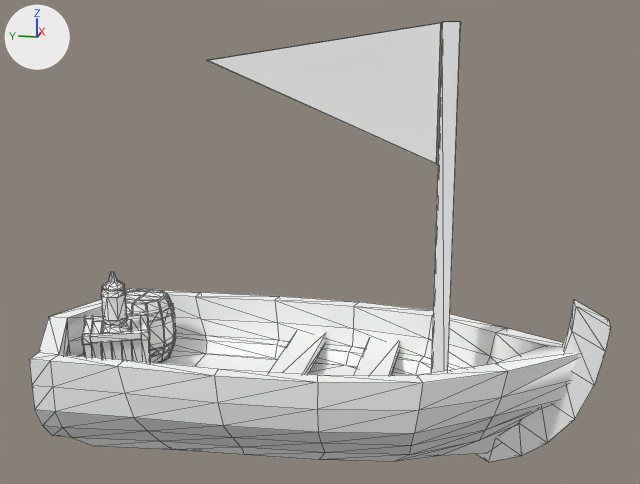
The FBX model Assets/Models/Player/Barco/Barco.fbx: old version first, new version second.
Camera for both pictures: a 50 mm lens placed at (-6.5, -1.62, 3.19), pointed at (0.02, -0.32, 1.56). Every picture has the same lights, and +X, +Y and +Z are marked at upper left. Mesh edges are drawn as thin lines. Where no turn or scale is listed for an object, it has been applied to the vertices.
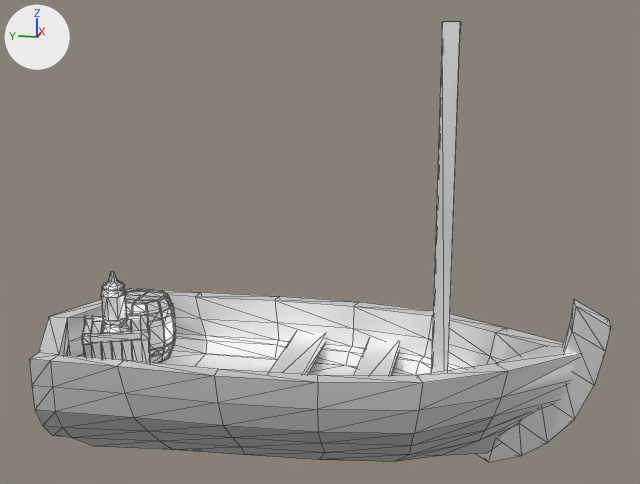
Pixel boxes [x1, y1, x2, y2] of what changed, in the pictures (640 x 484 px):
'Cube.002', surface changed, reshaped (white to grey)
    both: [29, 22, 611, 462]
part 1 of me_cube_002, deleted
    before: [207, 23, 441, 164]

The change, as a diff of the scene's bpy script:
```diff
--- a/Assets/Models/Player/Barco/Barco.fbx.py
+++ b/Assets/Models/Player/Barco/Barco.fbx.py
@@ mat_defaultmaterial @@
 mat_defaultmaterial.roughness = 0.553
+mat_defaultmaterial.metallic = 1.0
@@ me_cube_002 @@
 me_cube_002.from_pydata(...)  # 1072 vertices, 2008 faces; spans x -0.95..0.95, y -2.49..1.99, z -0.11..3.21
 # used by ob_cube_002; location = (0.0, 0.0, 0.0)
+# me_cube_002 part 1: the loose piece of 6 vertices spanning x -0.01..0.03, y -1.19..0.54, z 2.19..3.2 is deleted
 me_cube_002.materials.append(mat_defaultmaterial)
```
